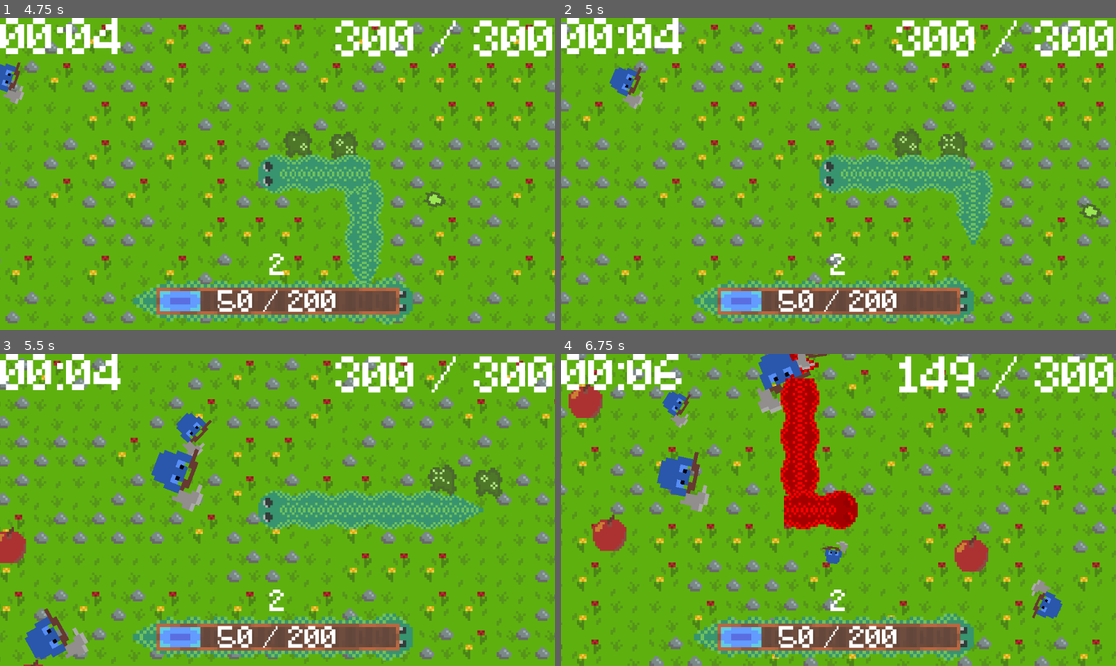
Above: before the commit, frames 1-4 (two rows, left to right).
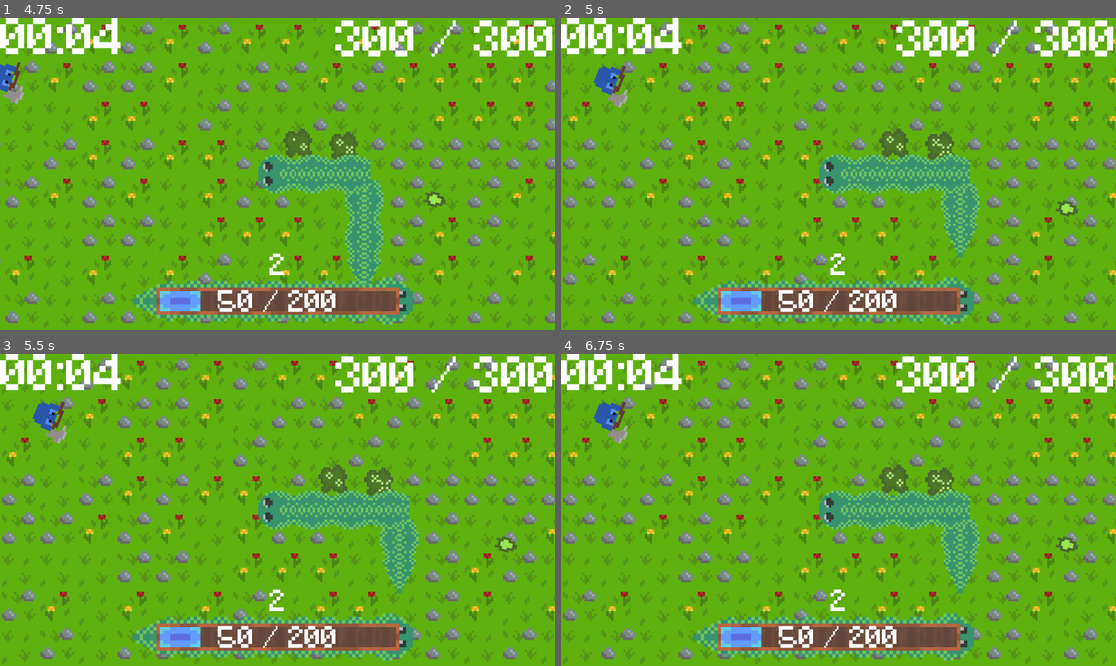
Above: after the commit, the same moments.

Repository: EdWinMaster0/ProjectSnake
Game: Godot game, scene res://scenes/Menu.tscn
Same seed, same stepped clock (60 frames per second), same inputs: the game is played once before the commit and once after it.
Inputs (mouse positions are in pixels of both pictures, inside the frame that each line leads up to):
- Up to frame 1 (4.75 s): click "Start" at 0.5 s; tap Enter at 1.25 s; move the mouse to (399, 158) at 1.27 s; hold D (Right) 1.28-2.03 s; tap Space (Action) every 0.75 s from 1.35 to 4.35 s; move the mouse to (166, 189) at 2.02 s; hold S (Down) 2.03-2.78 s; move the mouse to (333, 105) at 2.77 s; hold D (Right) 2.78-3.53 s; move the mouse to (249, 236) at 3.52 s; hold Up (Up) 3.53-4.28 s; move the mouse to (444, 220) at 4.27 s; hold A (Left) from 4.28 s (still down)
- Up to frame 2 (5 s): keep holding A (Left); tap Escape (Menu, bound only after the commit) at 4.9 s
- Up to frame 3 (5.5 s): keep holding A (Left); move the mouse to (111, 463) at 5.02 s; tap Space (Action) at 5.1 s
- Up to frame 4 (6.75 s): move the mouse to (866, 510) at 5.77 s; release A (Left) at 5.78 s; hold S (Down) 5.78-6.53 s; tap Space (Action) at 5.85, 6.6 s; move the mouse to (755, 432) at 6.52 s; hold D (Right) from 6.53 s (still down)

Frame 1 is identical in both runs. In frame 2, 28% of the frame differs, in the area x 0-100%, y 0-100%; in frame 3, 29%; in frame 4, 39%.

Commit message:
Add files via upload
can pause (will add menu in the future)

Diff:
--- a/snake-survivors/player_movement.gd
+++ b/snake-survivors/player_movement.gd
@@ -2,7 +2,7 @@
 
 @export var speed = 400
 @export var num_segments = 3
-@export var delay_frames = 12  # speed 200 => 24, speed 400=> 12
+var delay_frames = (4800 / speed)  # speed 200 => 24, speed 400=> 12
 var segments = []
 var position_history = []
 var tail_pos: Vector2
@@ -33,8 +33,11 @@
 	dir = input_direction
 
 func _physics_process(delta):
-	get_input()
+	if get_parent().is_in_menu == false:
+		get_input()
 	move_and_slide()
+
+	delay_frames = (4800 / speed)/Engine.time_scale
 
 	while GlobalVariables.level > num_segments-2:
 		num_segments += 1
@@ -84,7 +87,7 @@
 		elif position_history.size() > (i+1)*delay_frames:
 			segments[i].position = position_history[position_history.size()-(i+1)*delay_frames]
 			segments[i].rotation = dir_history[position_history.size()-(i+1)*delay_frames].angle()
-		else:
+		elif get_parent().is_in_menu == false:
 			segments[i].position = position
 	$"../Tail".position = tail_pos
 	$"../Tail".rotation = tail_dir.angle()
--- a/snake-survivors/project.godot
+++ b/snake-survivors/project.godot
@@ -54,6 +54,12 @@
 , Object(InputEventKey,"resource_local_to_scene":false,"resource_name":"","device":-1,"window_id":0,"alt_pressed":false …(186 unchanged characters)…
 ]
 }
+Menu={
+"deadzone": 0.5,
+"events": [Object(InputEventKey,"resource_local_to_scene":false,"resource_name":"","device":-1,"window_id":0,"alt_pressed":false,"shift_pressed":false,"ctrl_pressed":false,"meta_pressed":false,"pressed":false,"keycode":0,"physical_keycode":4194305,"key_label":0,"unicode":0,"location":0,"echo":false,"script":null)
+, Object(InputEventKey,"resource_local_to_scene":false,"resource_name":"","device":-1,"window_id":0,"alt_pressed":false,"shift_pressed":false,"ctrl_pressed":false,"meta_pressed":false,"pressed":false,"keycode":0,"physical_keycode":80,"key_label":0,"unicode":112,"location":0,"echo":false,"script":null)
+]
+}
 
 [layer_names]
 
--- a/snake-survivors/scenes/main_map_1.gd
+++ b/snake-survivors/scenes/main_map_1.gd
@@ -10,6 +10,7 @@
 var exp_scene = preload("res://scenes/Exp.tscn")
 var proj_script = preload("res://projectile.gd")
 var counter = 0
+var is_in_menu = false
 
 # Called when the node enters the scene tree for the first time.
 func _ready() -> void:
@@ -19,7 +20,14 @@
 # Called every frame. 'delta' is the elapsed time since the previous frame.
 var enemy_num = 0
 func _process(delta: float) -> void:
-	if randf_range(0, 100) < enemy_spawn_rate and enemies.size() <= max_enemy_count:
+	if Input.is_action_just_pressed("Menu"):
+		if is_in_menu == true:
+			is_in_menu = false
+			Engine.time_scale = 1
+		else:
+			is_in_menu = true
+			Engine.time_scale = 0
+	if randf_range(0, 100) < enemy_spawn_rate and enemies.size() <= max_enemy_count and is_in_menu == false:
 		var e = enemy_scene.instantiate()
 		enemies.append(e)
 		var r = randf_range(0.5, 2)
@@ -37,7 +45,7 @@
 		enemy_num += 1
 		call_deferred("add_child", e)
 		e.position = Vector2(randf_range(-1000, 1000), randf_range(-1000, 1000))
-	if randf_range(0, 100) < exp_spawn_rate and exps.size() <= max_exp_count:
+	if randf_range(0, 100) < exp_spawn_rate and exps.size() <= max_exp_count and is_in_menu == false:
 		var x = exp_scene.instantiate()
 		exps.append(x)
 		call_deferred("add_child", x)
@@ -45,7 +53,7 @@
 	if GlobalVariables.health <= 0:
 		proj_script.puddles = []
 		get_tree().change_scene_to_file("res://scenes/Death.tscn")
-	elif  GlobalVariables.health < GlobalVariables.max_health:
+	elif  GlobalVariables.health < GlobalVariables.max_health and is_in_menu == false:
 		if counter >= 60/GlobalVariables.hps_regen:
 			GlobalVariables.health += 1
 			counter = 0
